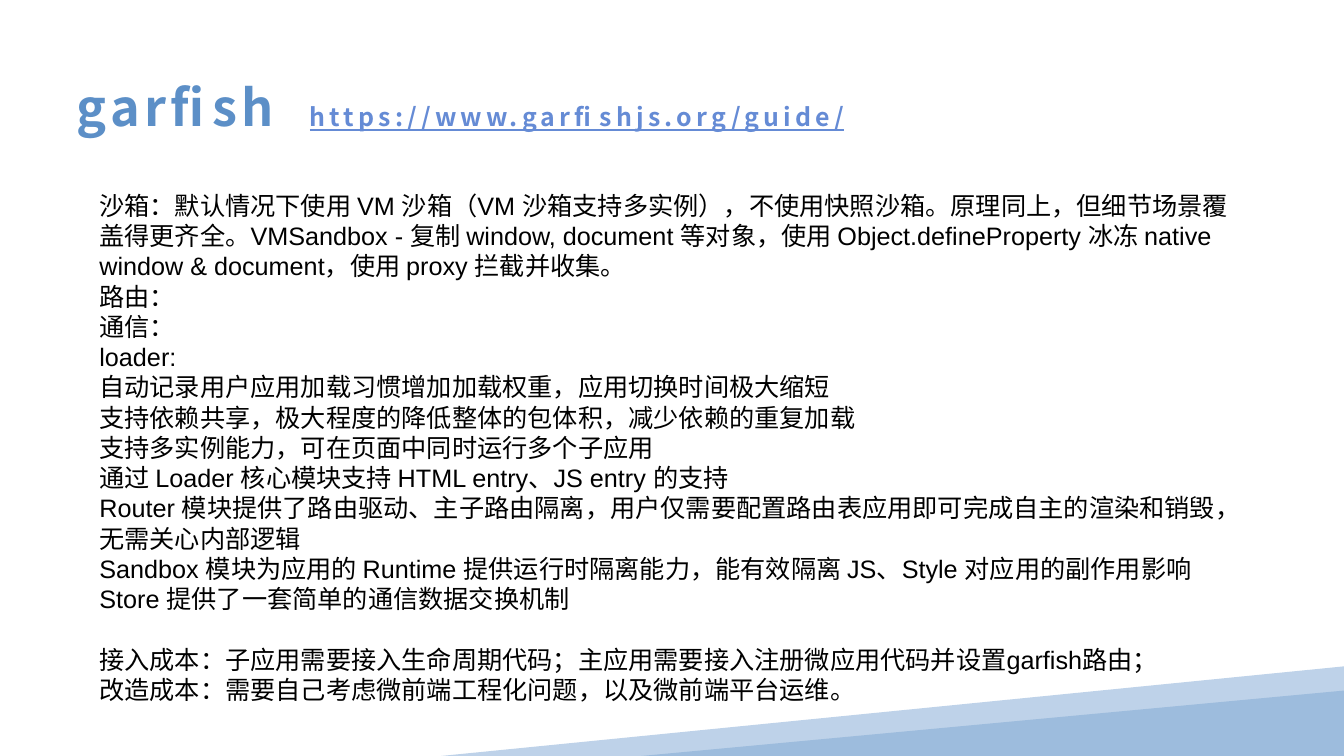
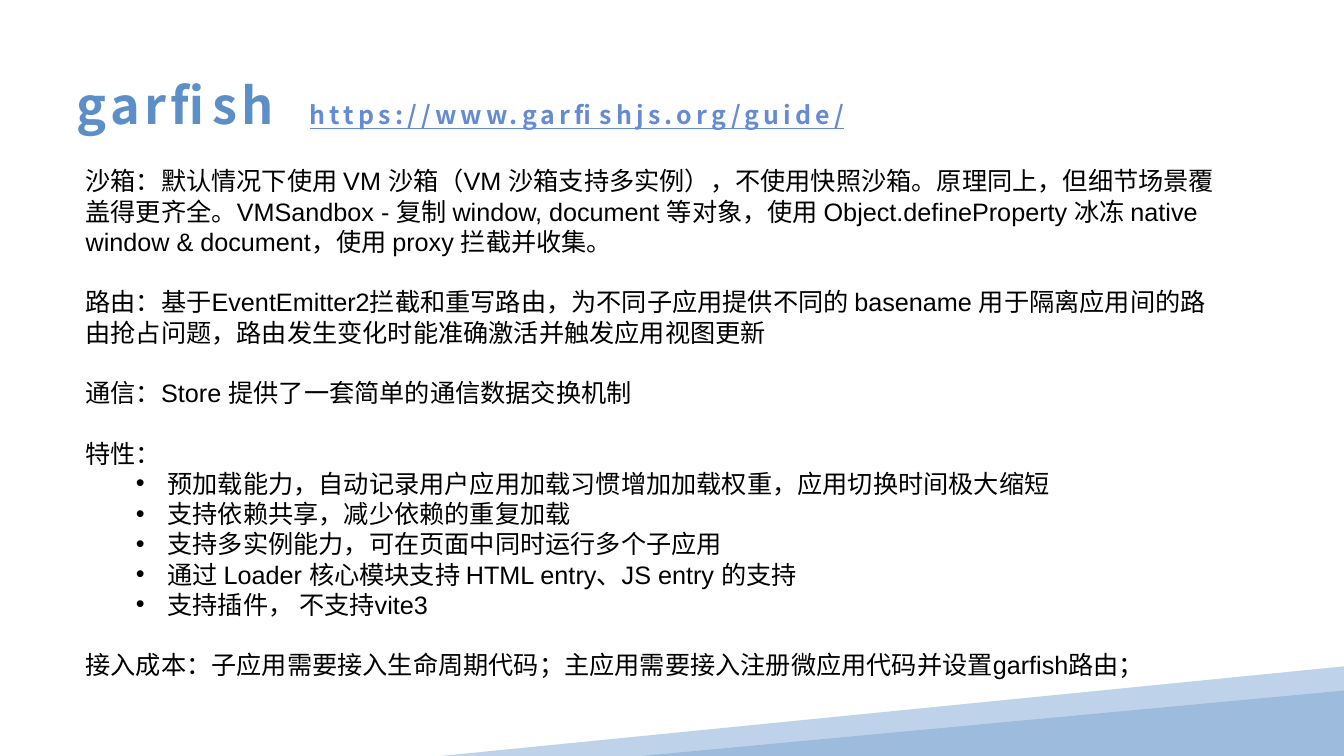
Before and after one commit to anncer/micro-frontends, a slide deck: slide 10 of 微前端的技术方案分析.pptx. Drawn at 1344x756 pixels with LibreOffice and Linux fonts; fonts in the diff are those of the drawing. Boxes give left, top, right and bottom in pixels: in the first picture for what was removed or moved away, otherwise in the second. Text is boxed around its words. In the diff, an @@ line names an element or a change of style, - is before the commit and + after.

Commit message:
add

```diff
--- a/微前端的技术方案分析.pptx
+++ b/微前端的技术方案分析.pptx
@@ text "沙箱：默认情况下使用 VM 沙箱（VM 沙箱支持多实例），不使用快照沙箱。原理同上，但细节场景覆盖得更齐全。VMSand ...": place and size @@
-text "沙箱：默认情况下使用 VM 沙箱（VM 沙箱支持多实例），不使用快照沙箱。原理同上，但细节场景覆盖得更齐全。VMSand ..." at [99,193,1240,702]
+text "沙箱：默认情况下使用 VM 沙箱（VM 沙箱支持多实例），不使用快照沙箱。原理同上，但细节场景覆盖得更齐全。VMSand ..." at [86,168,1214,680]
@@ text at [86,168,1214,526]: text changed @@
-沙箱：默认情况下使用 VM 沙箱（VM 沙箱支持多实例），不使用快照沙箱。原理同上，但细节场景覆盖得更齐全。VMSandbox - 复制 window, document 等对象，使用 Object.defineProperty 冰冻 native window & document，使用 proxy 拦截并收集。
-路由：
-通信：
-loader:
-自动记录用户应用加载习惯增加加载权重，应用切换时间极大缩短
-支持依赖共享，极大程度的降低整体的包体积，减少依赖的重复加载
+沙箱：默认情况下使用 VM 沙箱（VM 沙箱支持多实例），不使用快照沙箱。原理同上，但细节场景覆盖得更齐全。VMSandbox - 复制 window, document 等对象，使用 Object.defineProperty 冰冻 native window & document，使用 proxy 拦截并收集。
+路由：基于EventEmitter2拦截和重写路由，为不同子应用提供不同的 basename 用于隔离应用间的路由抢占问题，路由发生变化时能准确激活并触发应用视图更新
+通信：Store 提供了一套简单的通信数据交换机制
+特性：
+  • 预加载能力，自动记录用户应用加载习惯增加加载权重，应用切换时间极大缩短
+  • 支持依赖共享，减少依赖的重复加载
@@ text at [168,531,797,589]: bullet none to •; list level 1 to 2 in "支持多实例能力，可在页面中同时运行多个子应用"; list level 1 to 2 in "通过 Loader 核心模块支持 HTML entry、JS ..." @@
@@ text at [168,592,428,617]: text changed @@
-Router 模块提供了路由驱动、主子路由隔离，用户仅需要配置路由表应用即可完成自主的渲染和销毁，无需关心内部逻辑
-Sandbox 模块为应用的 Runtime 提供运行时隔离能力，能有效隔离 JS、Style 对应用的副作用影响
-Store 提供了一套简单的通信数据交换机制
+  • 支持插件， 不支持vite3
@@ text at [99,677,855,702]: paragraph removed @@
-改造成本：需要自己考虑微前端工程化问题，以及微前端平台运维。
```
Also in this commit, not shown: 5 other slides changed, 2 slides added, 1 slide removed.
